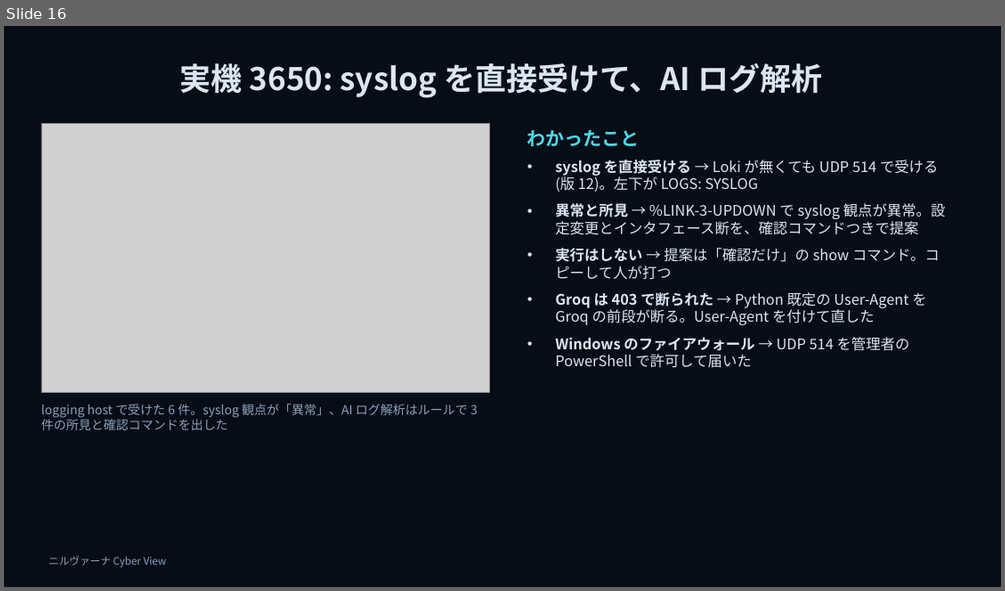
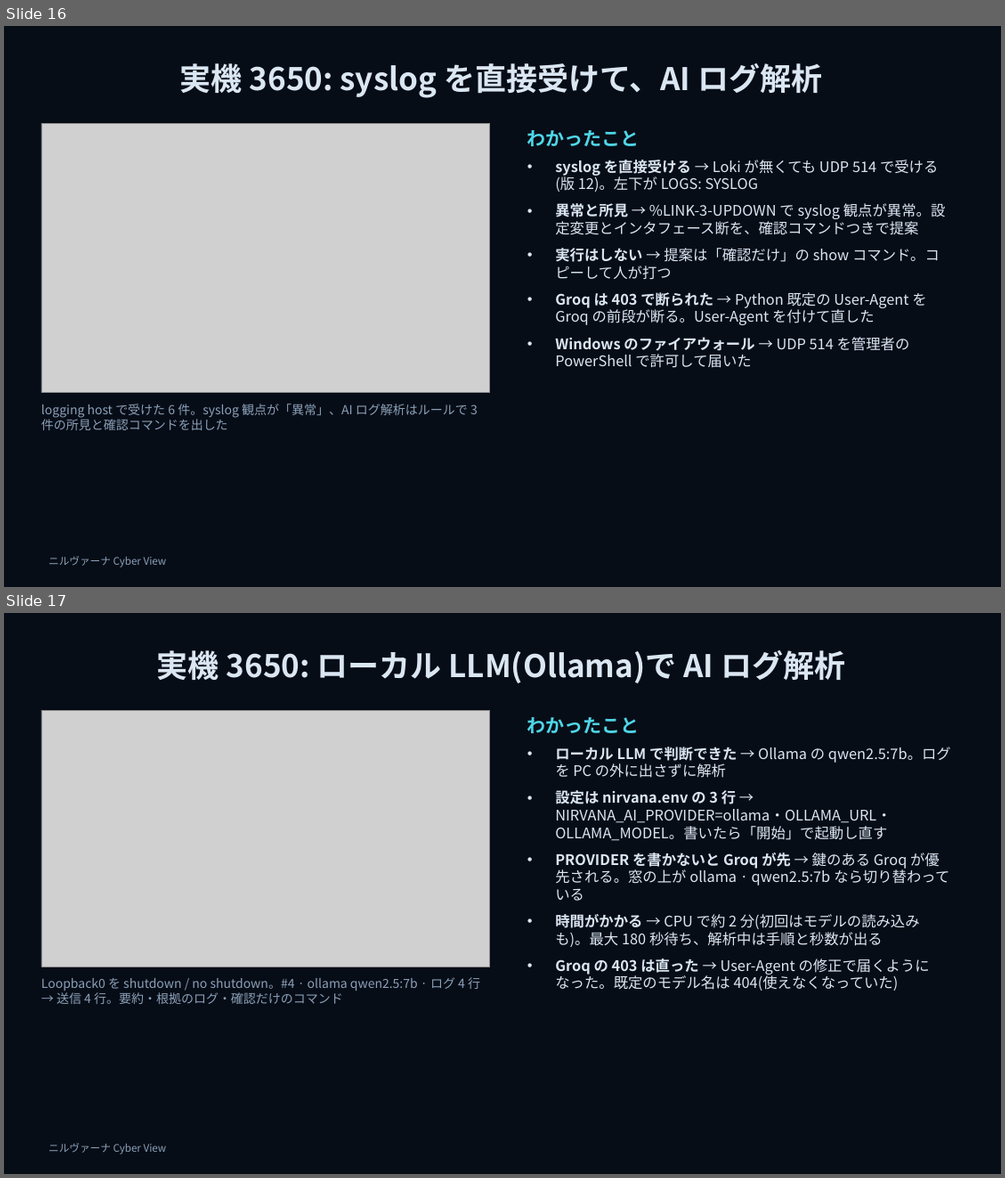
Before and after one commit to w-index-m/nirvana-lab, a slide deck: docs/nirvana-introduction-v2.pptx. Shown one above the other, each under a label of ours: slide 16 before the commit, slides 16 and 17 after it. The pictures are 1005x591 and 1005x1178 pixels, drawn with LibreOffice and Linux fonts; fonts in the diff are those of the drawing; grey boxes stand for pictures; background and template pictures are left out. Boxes give left, top, right and bottom in pixels: in the first picture for what was removed or moved away, otherwise in the second. Text is boxed around its words. In the diff, an @@ line names an element or a change of style, - is before the commit and + after.

```diff
--- a/docs/nirvana-introduction-v2.pptx
+++ b/docs/nirvana-introduction-v2.pptx
@@ slide 17 added at <box>4,613,1001,1174</box>, background picture (left out); not listed: 1 template element that a slide beside it also shows @@
@@ title added at <box>157,650,845,683</box>, 30 pt, text #DBE6F3, bold @@
+実機 3650: ローカル LLM(Ollama)で AI ログ解析
@@ picture added at <box>41,710,490,966</box> @@
@@ text added at <box>527,717,951,990</box>, 14 pt, text #DBE6F3 @@
+わかったこと
+• ローカル LLM で判断できた → Ollama の qwen2.5:7b。ログを PC の外に出さずに解析
+• 設定は nirvana.env の 3 行 → NIRVANA_AI_PROVIDER=ollama・OLLAMA_URL・OLLAMA_MODEL。書いたら「開始」で起動し直す
+• PROVIDER を書かないと Groq が先 → 鍵のある Groq が優先される。窓の上が ollama · qwen2.5:7b なら切り替わっている
+• 時間がかかる → CPU で約 2 分(初回はモデルの読み込みも)。最大 180 秒待ち、解析中は手順と秒数が出る
+• Groq の 403 は直った → User-Agent の修正で届くようになった。既定のモデル名は 404(使えなくなっていた)
@@ text added at <box>41,977,480,1004</box>, 12 pt, text #8BA0B8 @@
+Loopback0 を shutdown / no shutdown。#4 · ollama qwen2.5:7b · ログ 4 行 → 送信 4 行。要約・根拠のログ・確認だけのコマンド
```
Also in this commit, not shown: 4 other files.
